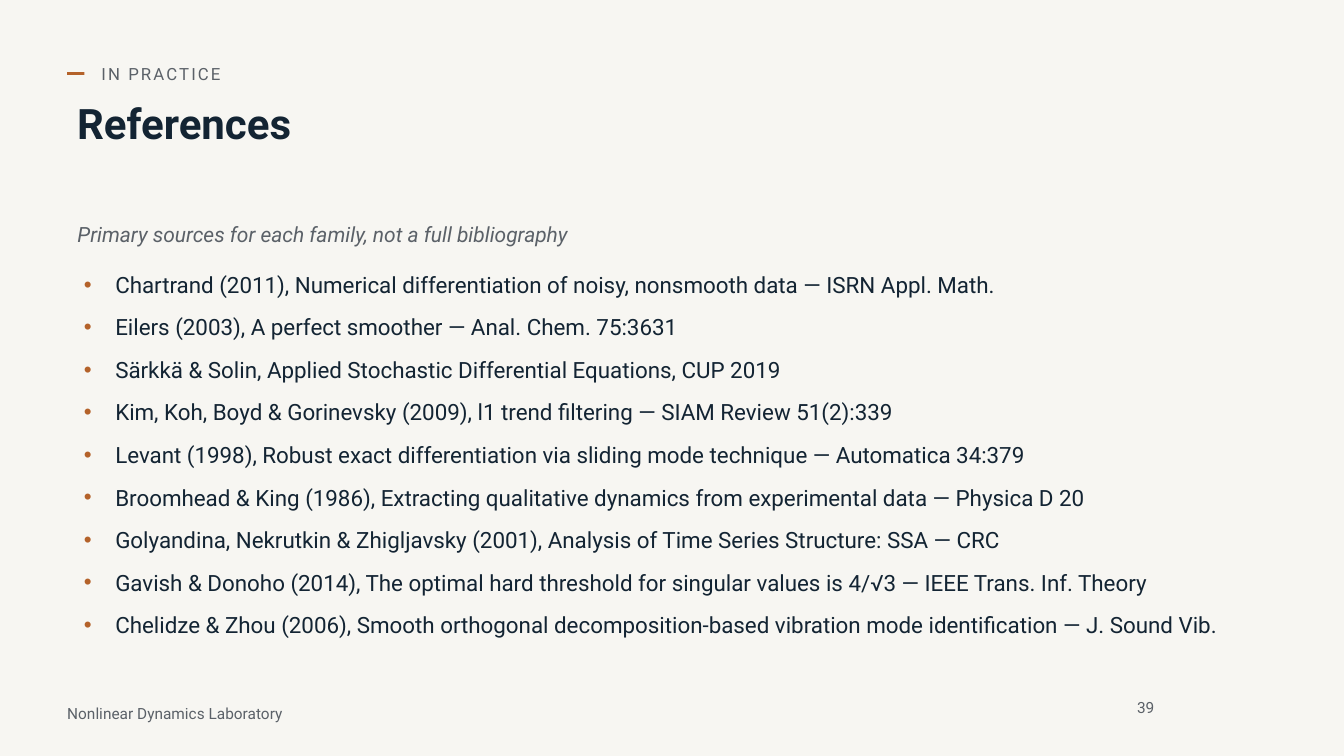
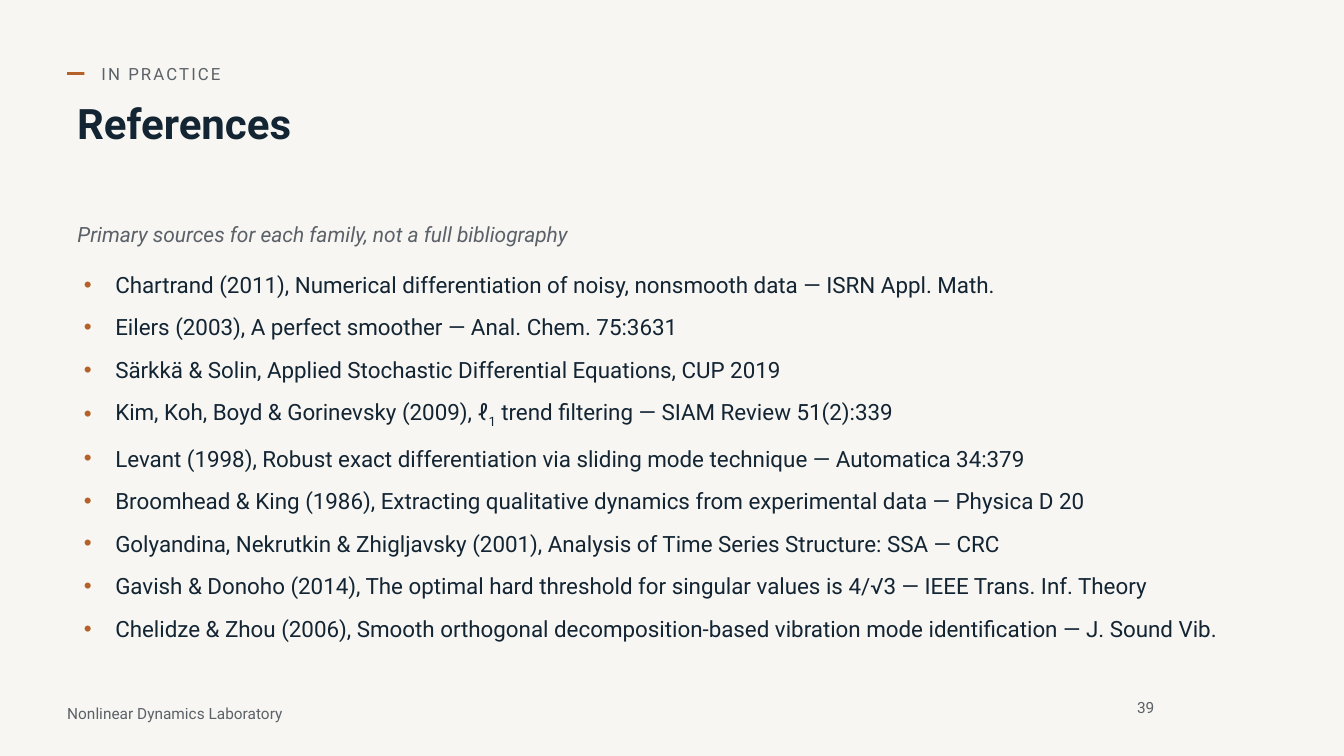
Before and after one commit to nld-uri/kinematics-toolbox, a slide deck: slide 39 of talk/differentiation_integration_talk.pptx. Drawn at 1344x756 pixels with LibreOffice and Linux fonts; fonts in the diff are those of the drawing; background and template pictures are left out. Boxes give left, top, right and bottom in pixels: in the first picture for what was removed or moved away, otherwise in the second. Text is boxed around its words. In the diff, an @@ line names an element or a change of style, - is before the commit and + after.

```diff
--- a/talk/differentiation_integration_talk.pptx
+++ b/talk/differentiation_integration_talk.pptx
@@ text at (x1=115, y1=402, x2=893, y2=425): text changed @@
-• Kim, Koh, Boyd & Gorinevsky (2009), l1 trend filtering — SIAM Review 51(2):339
+• Kim, Koh, Boyd & Gorinevsky (2009), ℓ1 trend filtering — SIAM Review 51(2):339
```
Also in this commit, not shown: 9 other slides changed, 5 other files.
